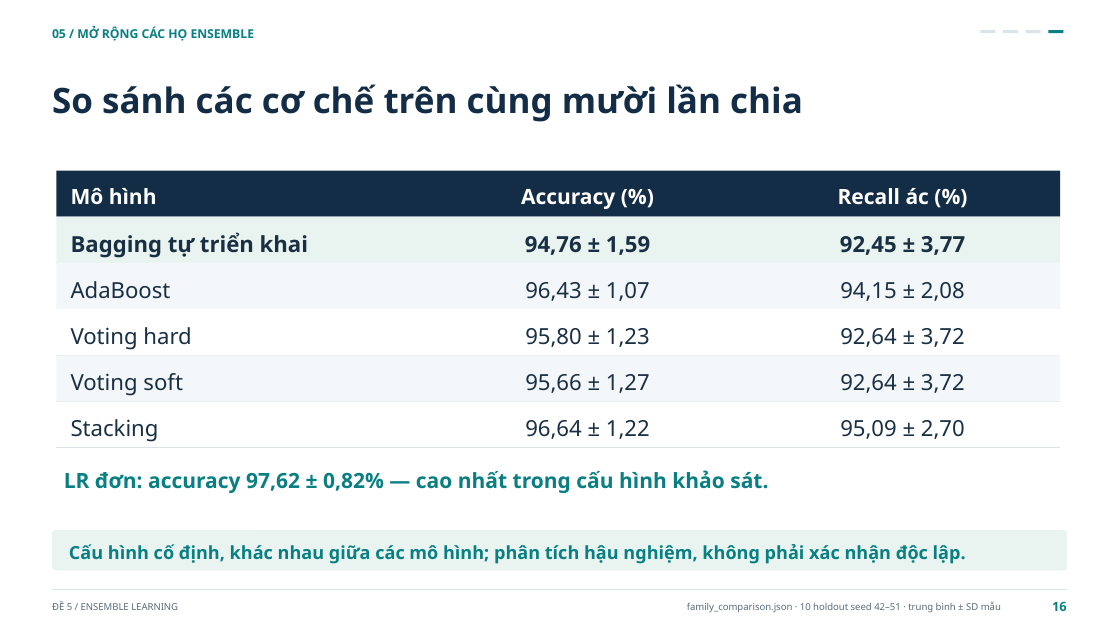
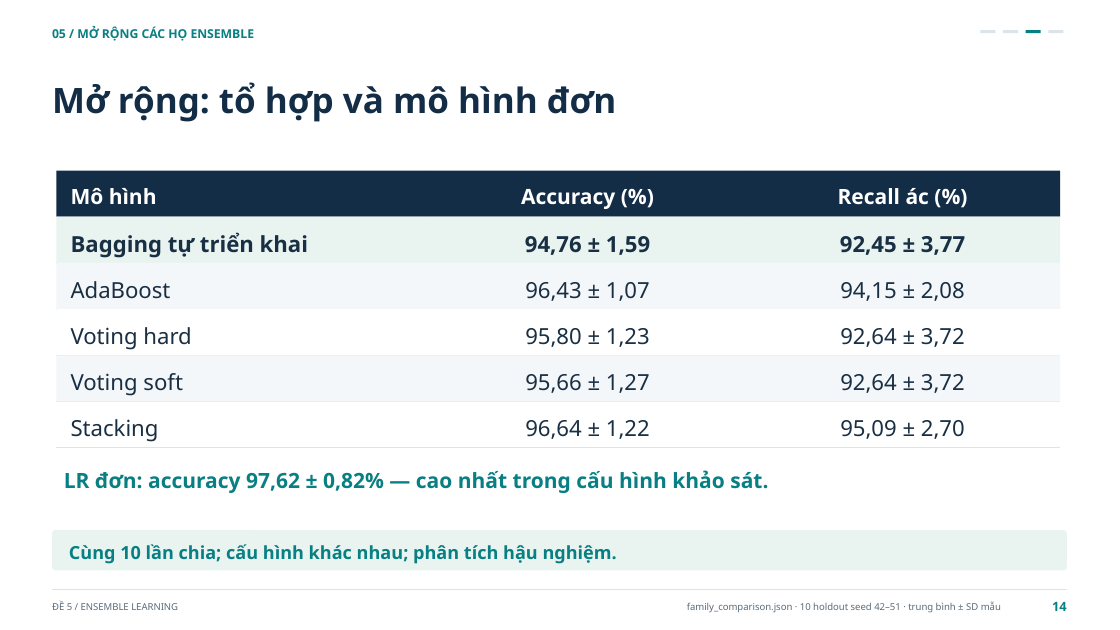
Before and after one commit to Huyngaongow/hocmaygk, a slide deck: slide 14 of De_5_Ensemble_Learning.pptx (slide 16 before the commit). Drawn at 1120x630 pixels with LibreOffice and Linux fonts; fonts in the diff are those of the drawing. Boxes give left, top, right and bottom in pixels: in the first picture for what was removed or moved away, otherwise in the second. Text is boxed around its words. In the diff, an @@ line names an element or a change of style, - is before the commit and + after.

```diff
--- a/De_5_Ensemble_Learning.pptx
+++ b/De_5_Ensemble_Learning.pptx
@@ rectangle at bbox=[1026, 30, 1041, 34]: fill #DCE4EB to #087F82 @@
@@ rectangle at bbox=[1049, 30, 1064, 34]: fill #087F82 to #DCE4EB @@
@@ text at bbox=[52, 82, 616, 122]: text changed @@
-So sánh các cơ chế trên cùng mười lần chia
+Mở rộng: tổ hợp và mô hình đơn
@@ text at bbox=[69, 544, 617, 564]: text changed @@
-Cấu hình cố định, khác nhau giữa các mô hình; phân tích hậu nghiệm, không phải xác nhận độc lập.
+Cùng 10 lần chia; cấu hình khác nhau; phân tích hậu nghiệm.
@@ text at bbox=[1052, 602, 1067, 611]: text changed @@
-16
+14
```
Also in this commit, not shown: 21 other slides changed, 3 slides removed, 7 other files.
